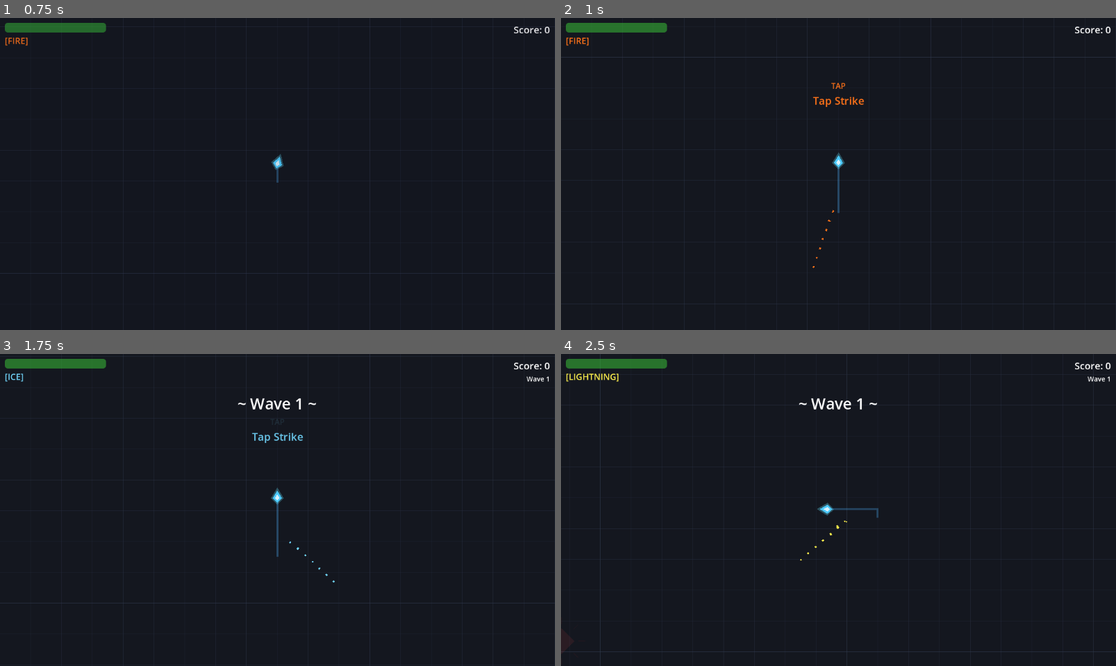
Above: before the commit, frames 1-4 (two rows, left to right).
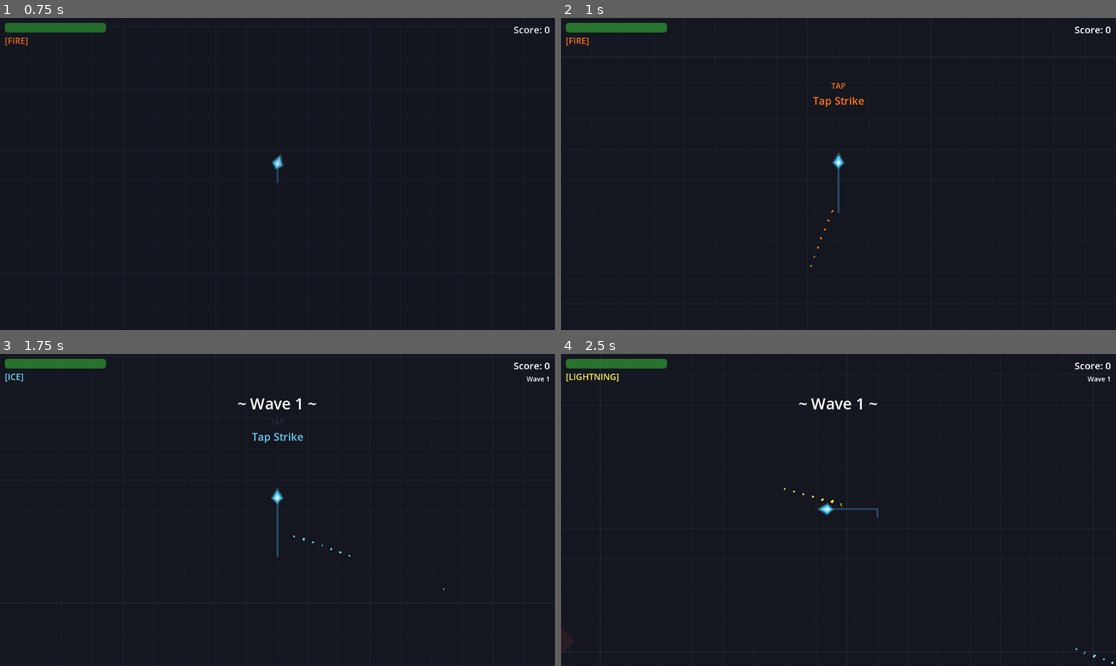
Above: after the commit, the same moments.

Repository: georgeIshaq/its-glyphing-time
Game: Godot game, scene res://scenes/Main.tscn
Same seed, same stepped clock (60 frames per second), same inputs: the game is played once before the commit and once after it.
Inputs (mouse positions are in pixels of both pictures, inside the frame that each line leads up to):
- Up to frame 1 (0.75 s): tap Enter at 0.5 s; move the mouse to (249, 236) at 0.52 s; hold W (move_up) from 0.53 s (still down); hold 1 (switch_fire) from 0.53 s (still down); click (249, 236) at 0.67 s
- Up to frame 2 (1 s): keep holding W (move_up); keep holding 1 (switch_fire)
- Up to frame 3 (1.75 s): keep holding W (move_up); tap Space at 1.25 s; move the mouse to (444, 556) at 1.27 s; release 1 (switch_fire) at 1.28 s; tap 2 (switch_ice) at 1.35 s; click (444, 556) at 1.42 s
- Up to frame 4 (2.5 s): move the mouse to (672, 463) at 2.02 s; release W (move_up) at 2.03 s; hold A (move_left) from 2.03 s (still down); hold 3 (switch_lightning) from 2.03 s (still down); click (672, 463) at 2.17 s

Frame 1 is identical in both runs. In frame 2, less than 0.1% of the frame differs, in the area x 44-50%, y 61-81%; in frame 3, less than 0.1%; in frame 4, less than 0.1%, in the area x 40-100%, y 42-100%.

Commit message:
Fix glyph drawing offset: convert screen coordinates to world space
Mouse event positions are in screen space but the StrokeLine renders
in world space. When the camera follows the player, these diverge.
Now all input positions are transformed through the canvas transform.

Co-Authored-By: Claude Opus 4.6 (1M context) <noreply@anthropic.com>

Diff:
--- a/scripts/glyph_drawer.gd
+++ b/scripts/glyph_drawer.gd
@@ -24,15 +24,19 @@
 	stroke_line.clear_points()
 	_setup_draw_particles()
 
+func _screen_to_world(screen_pos: Vector2) -> Vector2:
+	var canvas_xform: Transform2D = get_viewport().get_canvas_transform()
+	return canvas_xform.affine_inverse() * screen_pos
+
 func _unhandled_input(event: InputEvent) -> void:
 	if event is InputEventMouseButton and event.button_index == MOUSE_BUTTON_LEFT:
 		if event.pressed:
-			start_drawing(event.position)
+			start_drawing(_screen_to_world(event.position))
 		else:
-			finish_drawing(event.position)
+			finish_drawing(_screen_to_world(event.position))
 
 	elif event is InputEventMouseMotion and is_drawing:
-		append_point_if_far_enough(event.position)
+		append_point_if_far_enough(_screen_to_world(event.position))
 
 func set_element(element: String) -> void:
 	match element:
